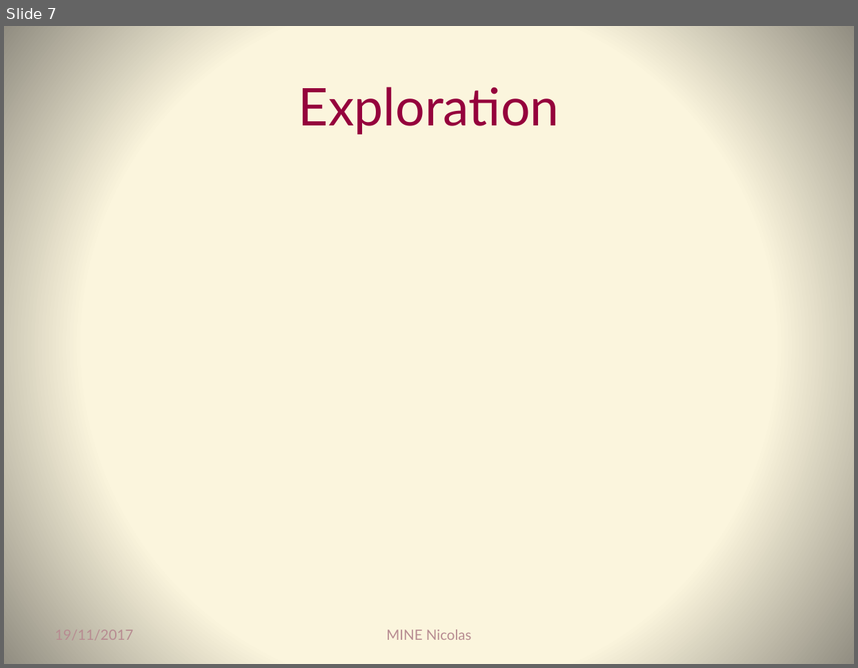
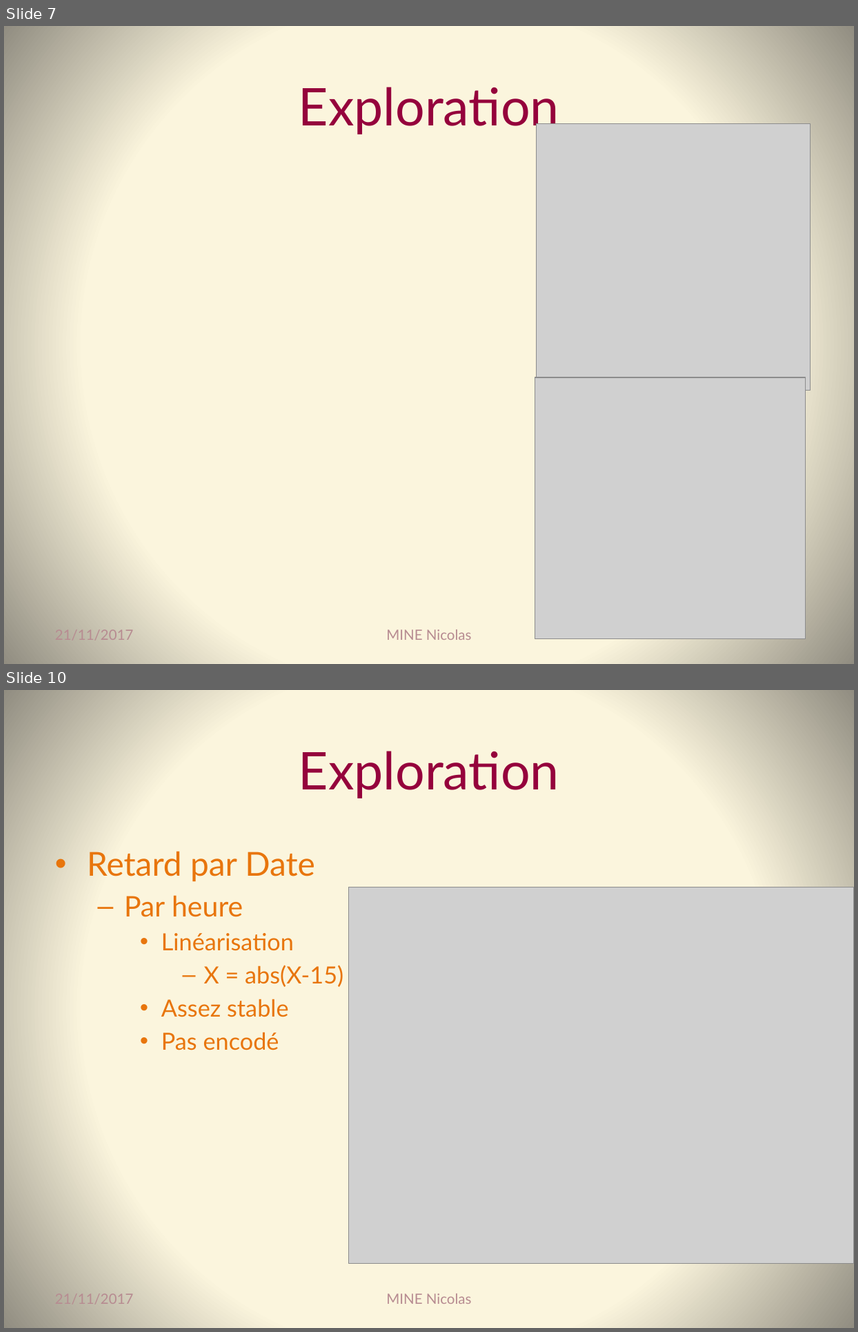
Before and after one commit to Coni63/OC_DS, a slide deck: Projet 4 - retard avion/Presentation-projet_4.pptx. Shown one above the other, each under a label of ours: slide 7 before the commit, slides 7 and 10 after it; the slides between them are not shown. The pictures are 858x668 and 858x1332 pixels, drawn with LibreOffice and Linux fonts; fonts in the diff are those of the drawing; grey boxes stand for pictures. Boxes give left, top, right and bottom in pixels: in the first picture for what was removed or moved away, otherwise in the second. Text is boxed around its words. In the diff, an @@ line names an element or a change of style, - is before the commit and + after.

```diff
--- a/Projet 4 - retard avion/Presentation-projet_4.pptx
+++ b/Projet 4 - retard avion/Presentation-projet_4.pptx
@@ slide 10 added at <box>4,690,854,1328</box>, background gradient #FCF7DD to #918E81 @@
@@ title added at <box>299,751,559,798</box>, 44 pt, text #95023C @@
+Exploration
@@ text added at <box>87,851,343,1050</box>, 20 pt, text #E8750C @@
+• Retard par Date
+  – Par heure
+    • Linéarisation
+      – X = abs(X-15)
+    • Assez stable
+    • Pas encodé
@@ picture added at <box>349,887,854,1263</box> @@
@@ text added at <box>55,1293,134,1303</box>, 12 pt, text #B78C92 @@
+21/11/2017
@@ text added at <box>386,1293,472,1303</box>, 12 pt, text #B78C92 @@
+MINE Nicolas
@@ slide 7 changed as well @@
@@ picture added at <box>536,124,810,390</box> @@
@@ picture added at <box>535,377,806,638</box> @@
@@ text at <box>55,629,134,639</box>: text changed @@
-19/11/2017
+21/11/2017
```
Also in this commit, not shown: 6 other slides changed, 12 other slides added, 3 other files.
